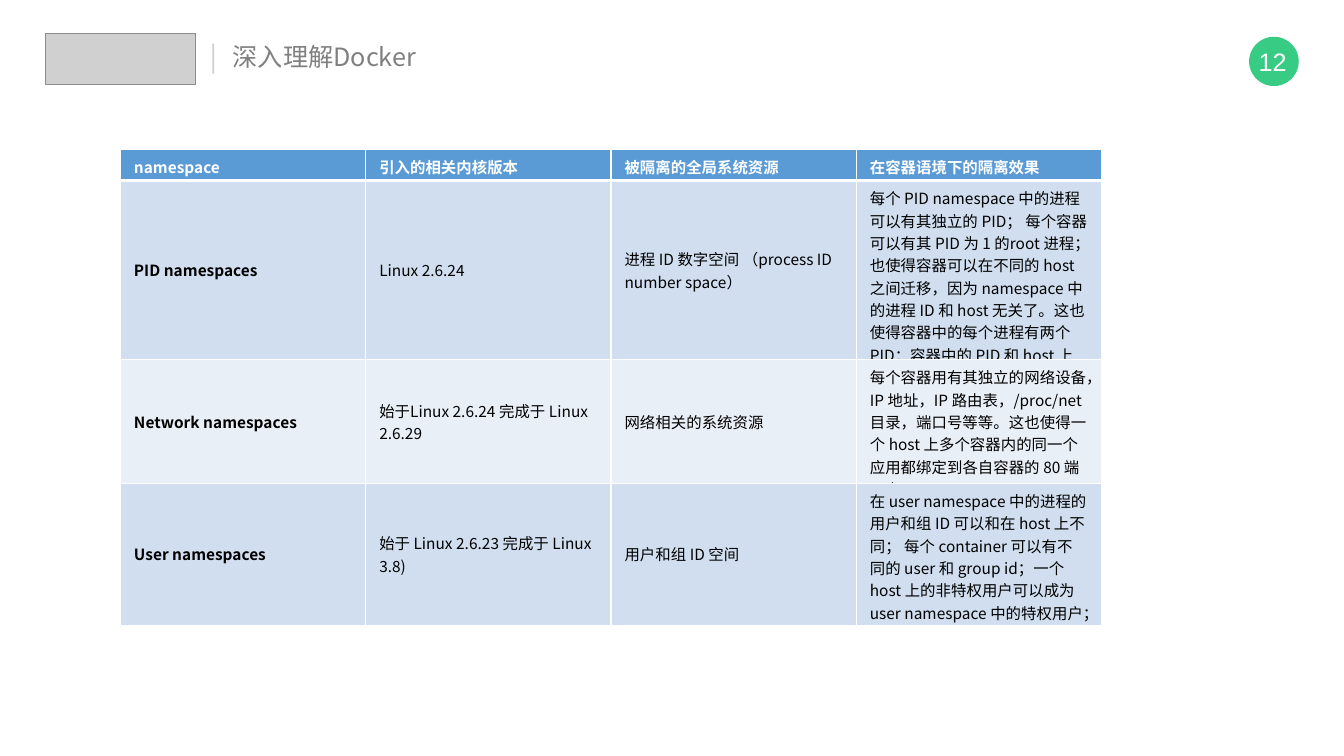
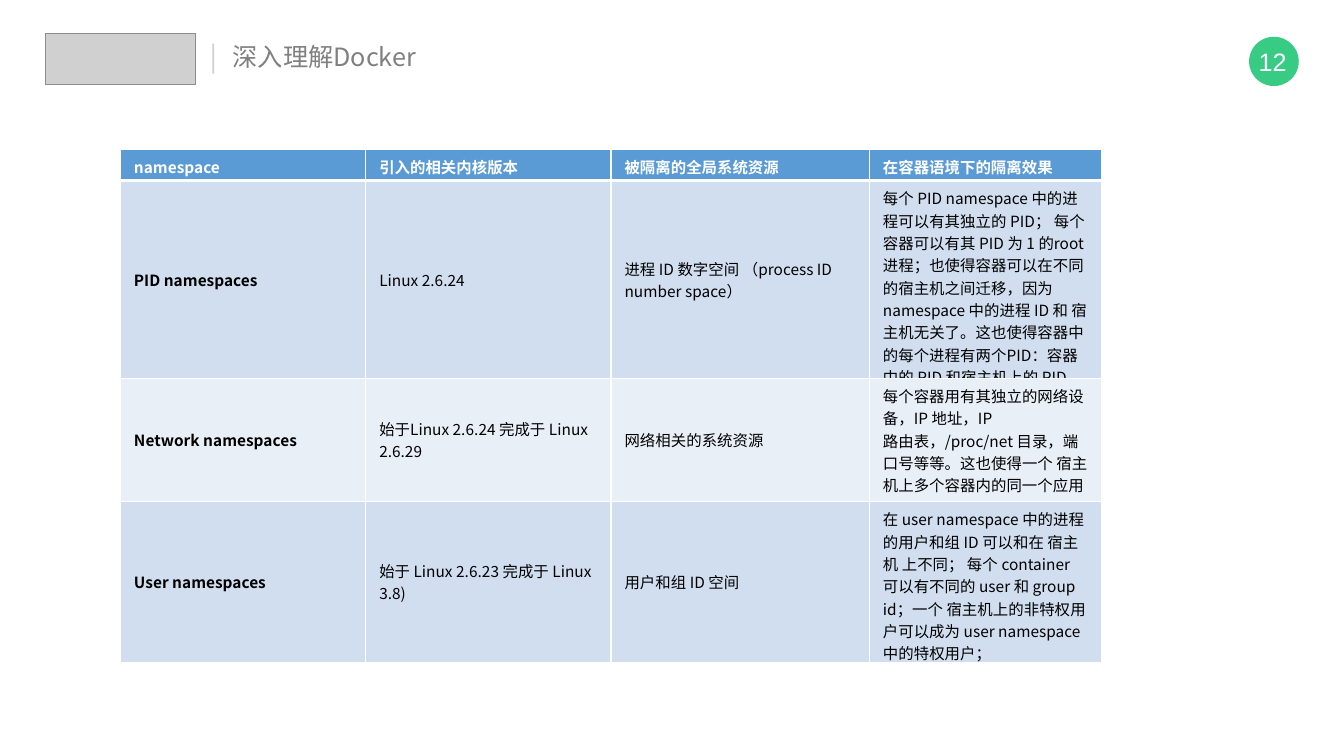
Before and after one commit to IT18Monkey/java-learn-note, a slide deck: slide 17 of 技术分享/浅尝docker.pptx. Drawn at 1344x756 pixels with LibreOffice and Linux fonts; fonts in the diff are those of the drawing; grey boxes stand for pictures. Boxes give left, top, right and bottom in pixels: in the first picture for what was removed or moved away, otherwise in the second. Text is boxed around its words. In the diff, an @@ line names an element or a change of style, - is before the commit and + after.

Commit message:
update

```diff
--- a/技术分享/浅尝docker.pptx
+++ b/技术分享/浅尝docker.pptx
@@ table at box(120, 149, 1100, 668) @@
-row 2, column 4: 每个 PID namespace 中的进程可以有其独立的 PID； 每个容器可以有其 PID 为 1 的root 进程；也使得容器可以在不同的 host 之间迁移，因为 namespace 中的进程 ID 和 host 无关了。这也使得容器中的每个进程有两个PID：容器中的 PID 和 host 上的 PID。
+row 2, column 4: 每个 PID namespace 中的进程可以有其独立的 PID； 每个容器可以有其 PID 为 1 的root 进程；也使得容器可以在不同的宿主机之间迁移，因为 namespace 中的进程 ID 和 宿主机无关了。这也使得容器中的每个进程有两个PID：容器中的 PID 和宿主机上的 PID。
-row 3, column 4: 每个容器用有其独立的网络设备，IP 地址，IP 路由表，/proc/net 目录，端口号等等。这也使得一个 host 上多个容器内的同一个应用都绑定到各自容器的 80 端口上。
+row 3, column 4: 每个容器用有其独立的网络设备，IP 地址，IP 路由表，/proc/net 目录，端口号等等。这也使得一个 宿主机上多个容器内的同一个应用都绑定到各自容器的 80 端口上。
-row 4, column 4: 在 user namespace 中的进程的用户和组 ID 可以和在 host 上不同； 每个 container 可以有不同的 user 和 group id；一个 host 上的非特权用户可以成为 user namespace 中的特权用户；
+row 4, column 4: 在 user namespace 中的进程的用户和组 ID 可以和在 宿主机 上不同； 每个 container 可以有不同的 user 和 group id；一个 宿主机上的非特权用户可以成为 user namespace 中的特权用户；
```
Also in this commit, not shown: 4 other slides changed, 2 slides added, 1 slide removed.
